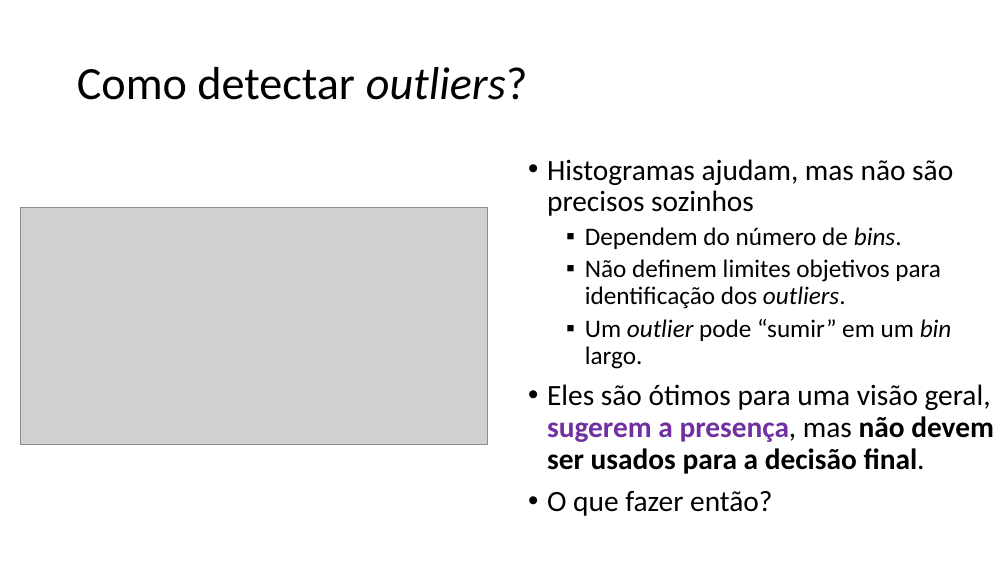
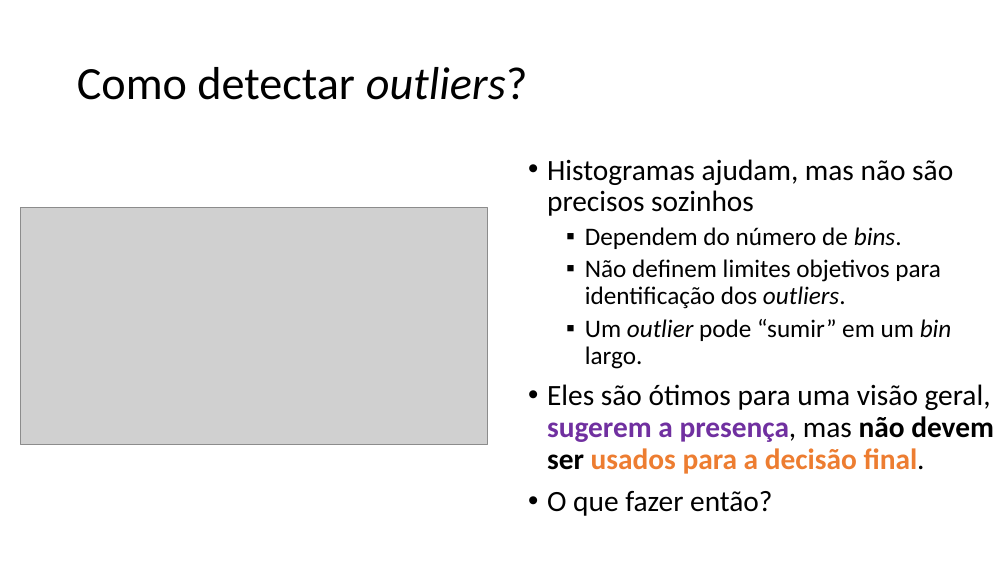
Before and after one commit to zz4fap/c24_inteligencia_artificial, a slide deck: slide 29 of slides/C24_EDA.pptx. Drawn at 1008x567 pixels with LibreOffice and Linux fonts; fonts in the diff are those of the drawing; grey boxes stand for pictures. Boxes give left, top, right and bottom in pixels: in the first picture for what was removed or moved away, otherwise in the second. Text is boxed around its words. In the diff, an @@ line names an element or a change of style, - is before the commit and + after.

```diff
--- a/slides/C24_EDA.pptx
+++ b/slides/C24_EDA.pptx
@@ text at [547, 384, 994, 474]: text colour #000000 to #ED7D31 in "usados para a decisão final." @@
```
Also in this commit, not shown: 9 other slides changed, 1 other file.
